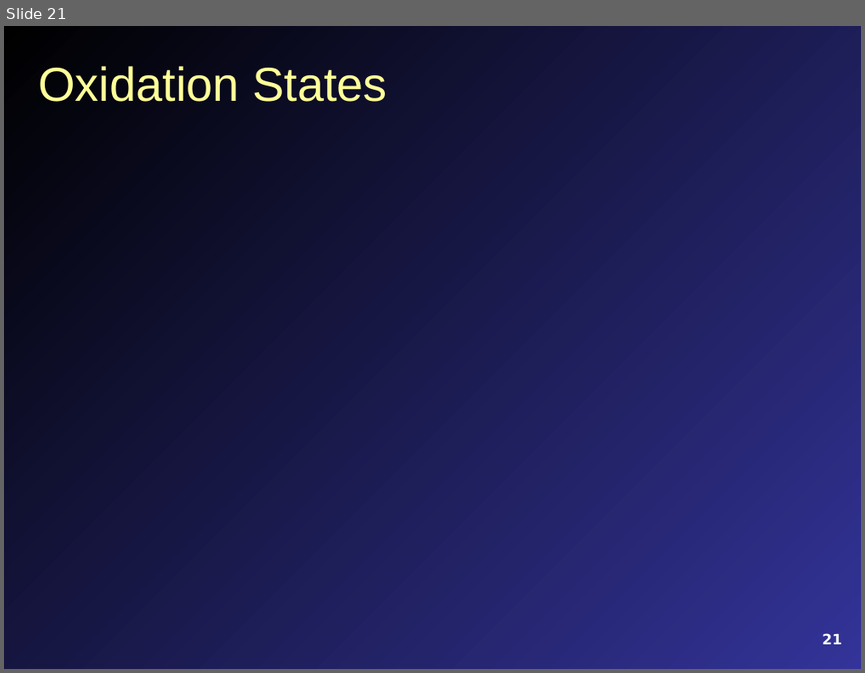
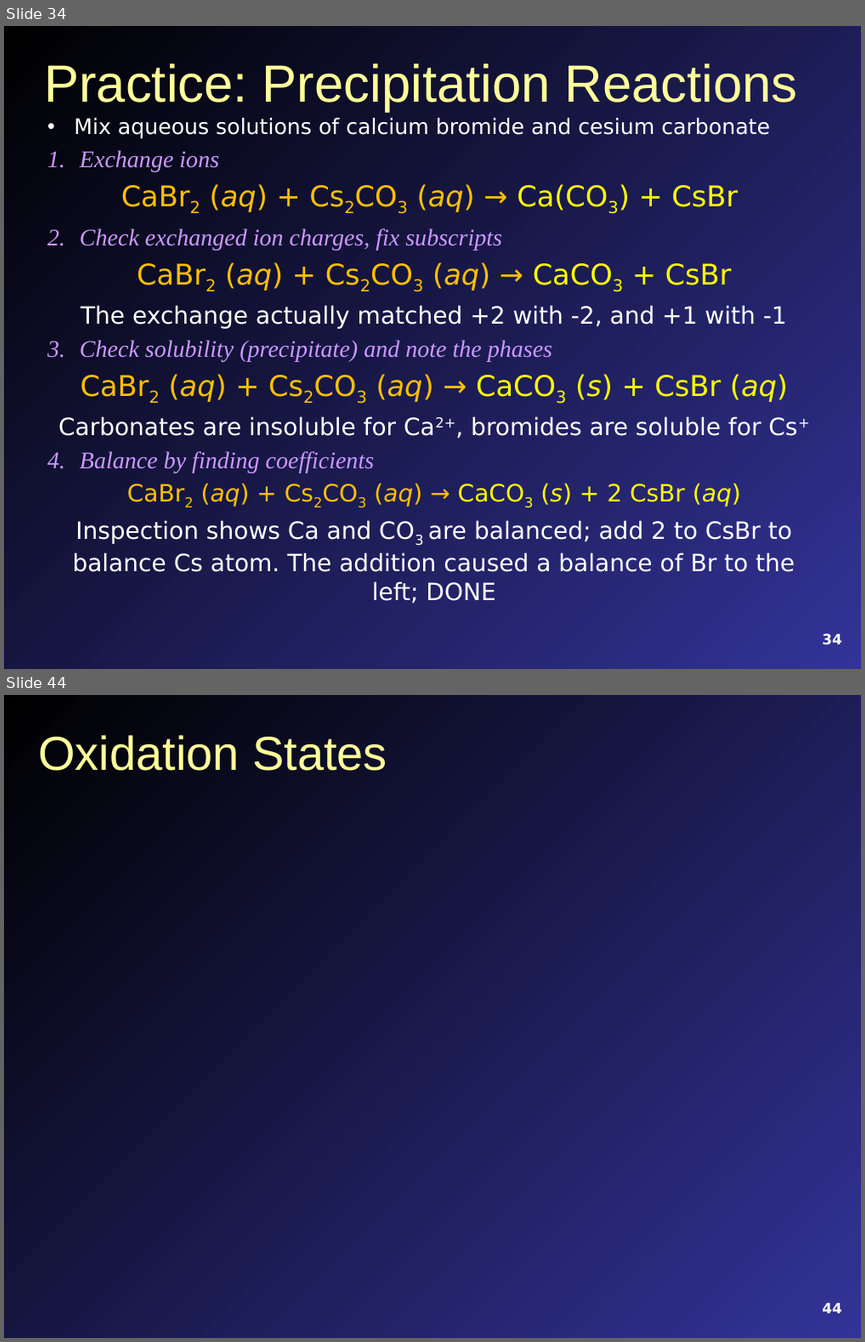
Before and after one commit to mavigozler/mavigozler.github.io, a slide deck: Teaching/Chemistry/Lecture Slides/FCC Chem 3A Chap 10 Content.pptx. Shown one above the other, each under a label of ours: slide 21 before the commit, slides 34 and 44 after it; the slides between them are not shown. The pictures are 865x673 and 865x1342 pixels, drawn with LibreOffice and Linux fonts; fonts in the diff are those of the drawing. Boxes give left, top, right and bottom in pixels: in the first picture for what was removed or moved away, otherwise in the second. Text is boxed around its words. In the diff, an @@ line names an element or a change of style, - is before the commit and + after.

```diff
--- a/Teaching/Chemistry/Lecture Slides/FCC Chem 3A Chap 10 Content.pptx
+++ b/Teaching/Chemistry/Lecture Slides/FCC Chem 3A Chap 10 Content.pptx
@@ slide 34 added at [4,26,861,669], background gradient #000000 to #333399 @@
@@ title added at [44,63,798,112], 44 pt, text #FFFF99 @@
+Practice: Precipitation Reactions
@@ text added at [58,118,797,603], 20 pt, text #FFFFFF @@
+• Mix aqueous solutions of calcium bromide and cesium carbonate
+1. Exchange ions
+CaBr2 (aq) + Cs2CO3 (aq) → Ca(CO3) + CsBr
+2. Check exchanged ion charges, fix subscripts
+CaBr2 (aq) + Cs2CO3 (aq) → CaCO3 + CsBr
+The exchange actually matched +2 with -2, and +1 with -1
+3. Check solubility (precipitate) and note the phases
+CaBr2 (aq) + Cs2CO3 (aq) → CaCO3 (s) + CsBr (aq)
+Carbonates are insoluble for Ca2+, bromides are soluble for Cs+
+4. Balance by finding coefficients
+CaBr2 (aq) + Cs2CO3 (aq) → CaCO3 (s) + 2 CsBr (aq)
+Inspection shows Ca and CO3 are balanced; add 2 to CsBr to balance Cs atom. The addition caused a balance of Br to the left; DONE
@@ page number added at [822,633,841,645], 12 pt, text #FFFFFF, bold @@
+34
@@ what was slide 21 is now slide 44 @@
@@ page number at [822,1302,841,1313]: text changed @@
-21
+44
```
Also in this commit, not shown: 6 slides changed, 25 other slides added, 3 slides removed, 4 other files.
